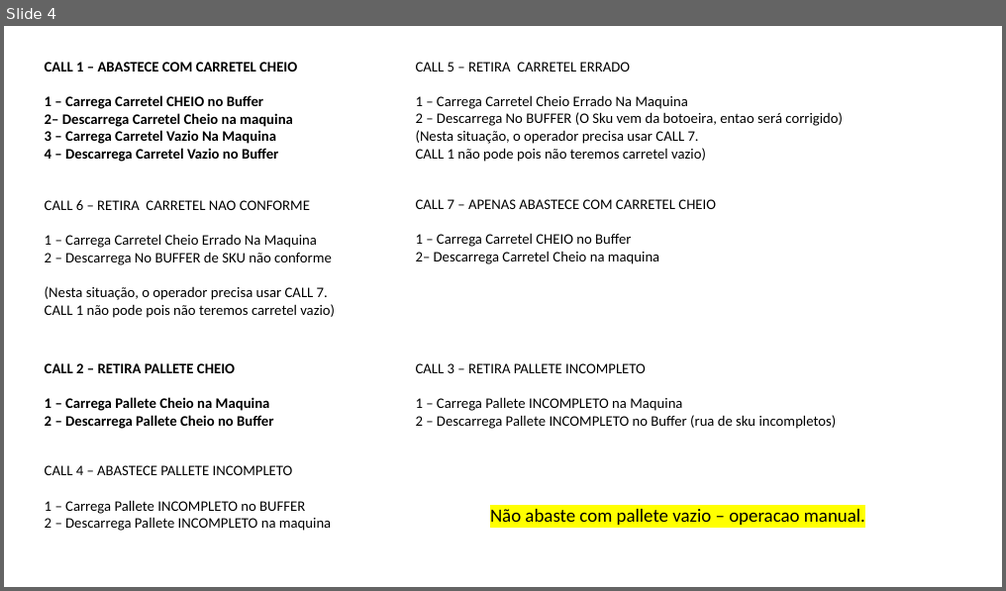
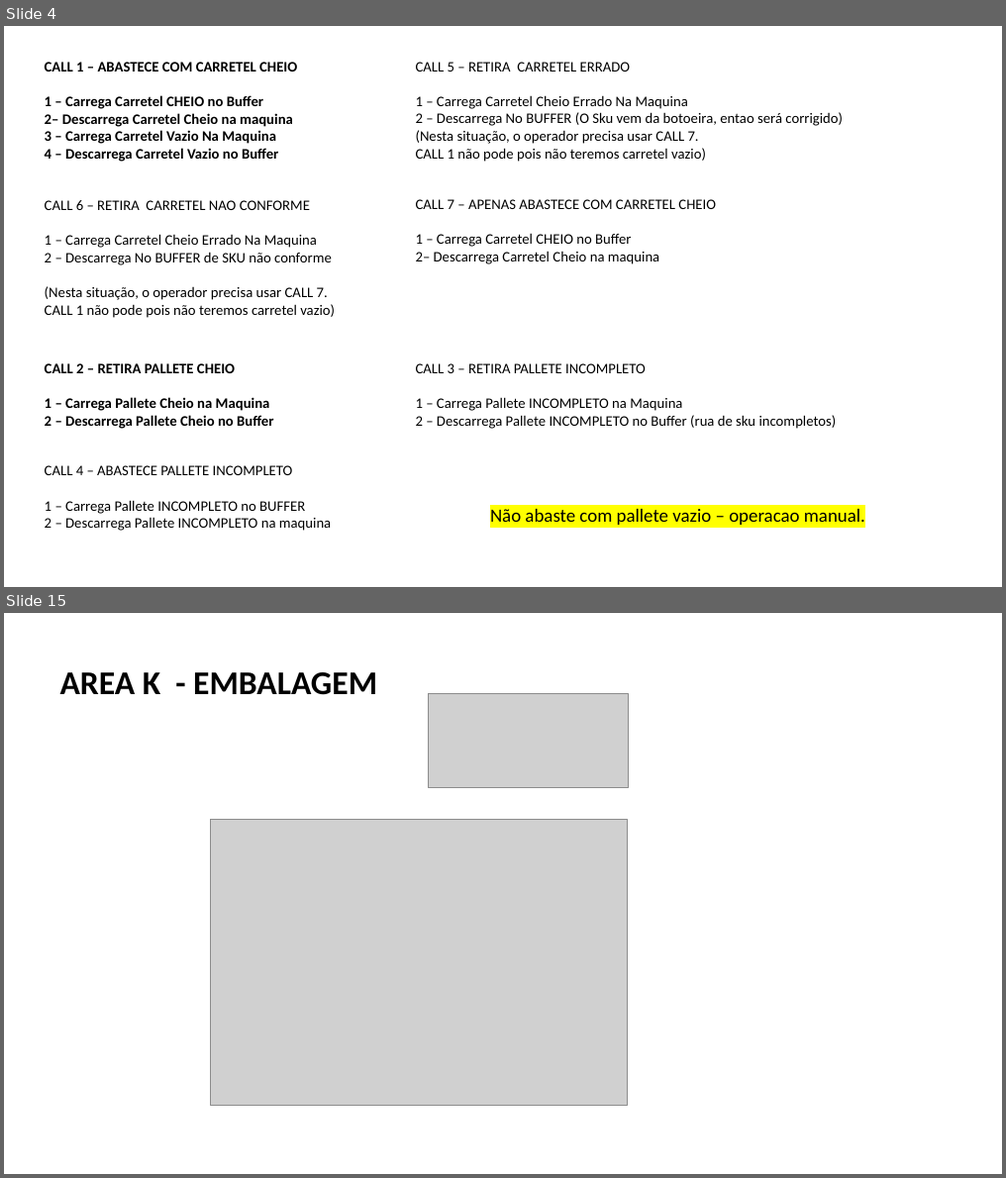
Before and after one commit to fdmartins/tunkers-warehouse-manager, a slide deck: docs/PROCESSO DETALHADO FABIO.pptx. Shown one above the other, each under a label of ours: slide 4 before the commit, slides 4 and 15 after it; the slides between them are not shown. The pictures are 1006x591 and 1006x1178 pixels, drawn with LibreOffice and Linux fonts; fonts in the diff are those of the drawing; grey boxes stand for pictures. Boxes give left, top, right and bottom in pixels: in the first picture for what was removed or moved away, otherwise in the second. Text is boxed around its words. In the diff, an @@ line names an element or a change of style, - is before the commit and + after.

```diff
--- a/docs/PROCESSO DETALHADO FABIO.pptx
+++ b/docs/PROCESSO DETALHADO FABIO.pptx
@@ slide 15 added at [4,613,1002,1174], background #FFFFFF @@
@@ text added at [60,672,377,695], 32 pt, text #000000, bold @@
+AREA K - EMBALAGEM
@@ picture added at [429,694,629,787] @@
@@ picture added at [211,820,628,1106] @@
```
Also in this commit, not shown: 14 other slides added, 59 other files.
